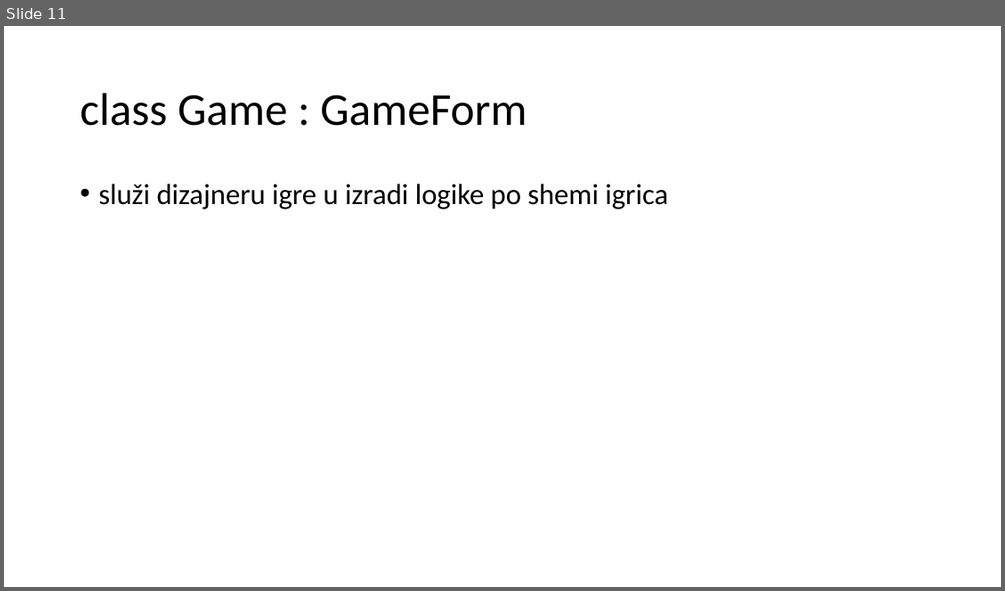
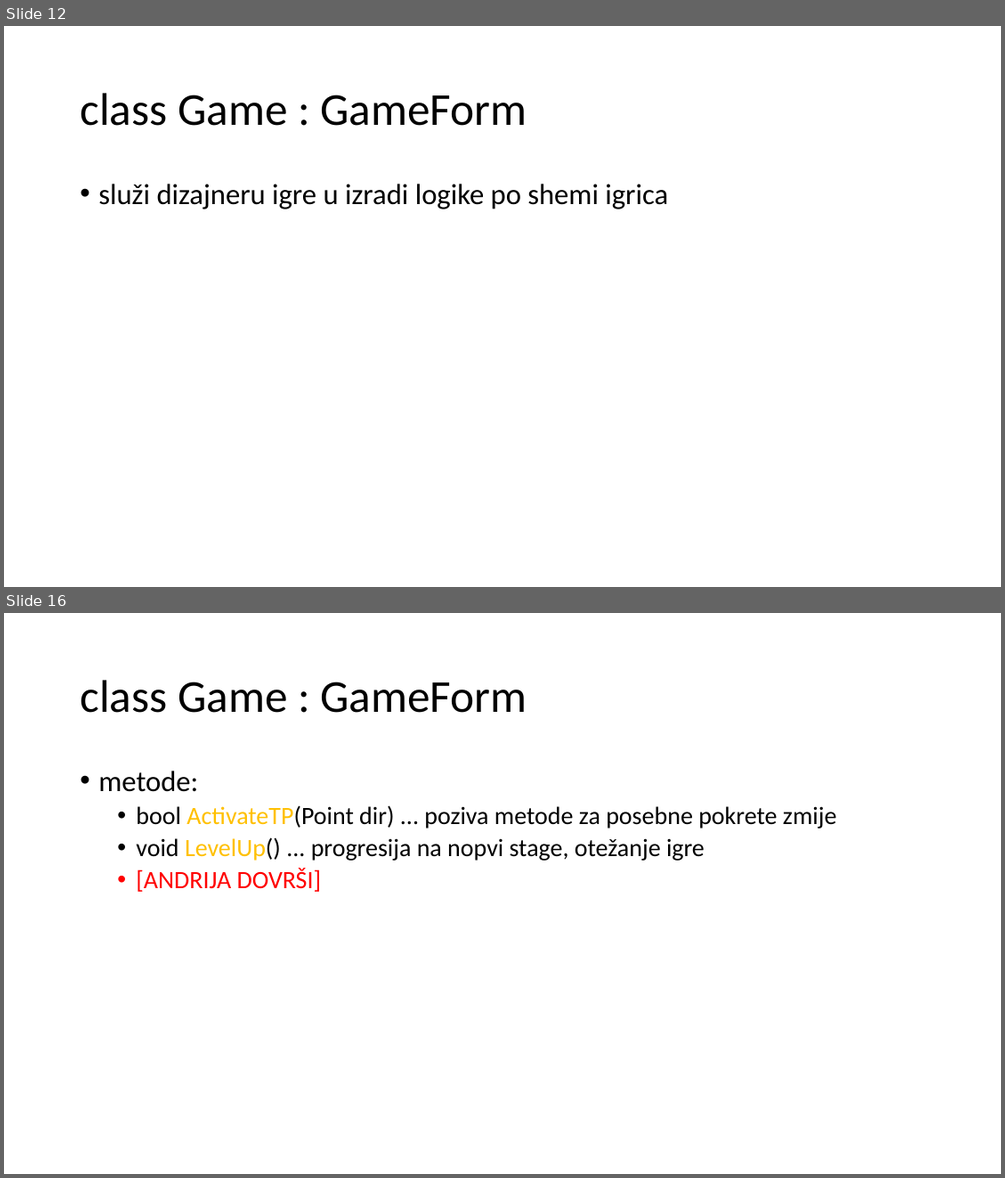
Before and after one commit to mihapetr/Zmija, a slide deck: docs/Zmijica.pptx. Shown one above the other, each under a label of ours: slide 11 before the commit, slides 12 and 16 after it; the slides between them are not shown. The pictures are 1005x591 and 1005x1178 pixels, drawn with LibreOffice and Linux fonts; fonts in the diff are those of the drawing. Boxes give left, top, right and bottom in pixels: in the first picture for what was removed or moved away, otherwise in the second. Text is boxed around its words. In the diff, an @@ line names an element or a change of style, - is before the commit and + after.

```diff
--- a/docs/Zmijica.pptx
+++ b/docs/Zmijica.pptx
@@ slide 16 added at (4, 613, 1001, 1174), background #FFFFFF @@
@@ title added at (80, 680, 526, 713), 44 pt, text #000000 @@
+class Game : GameForm
@@ text added at (98, 771, 836, 892), 24 pt, text #000000 @@
+• metode:
+  • bool ActivateTP(Point dir) ... poziva metode za posebne pokrete zmije
+  • void LevelUp() ... progresija na nopvi stage, otežanje igre
+  • [ANDRIJA DOVRŠI]
@@ what was slide 11 is now slide 12 @@
```
Also in this commit, not shown: 6 slides changed, 6 other slides added, 2 slides removed, 1 other file.
